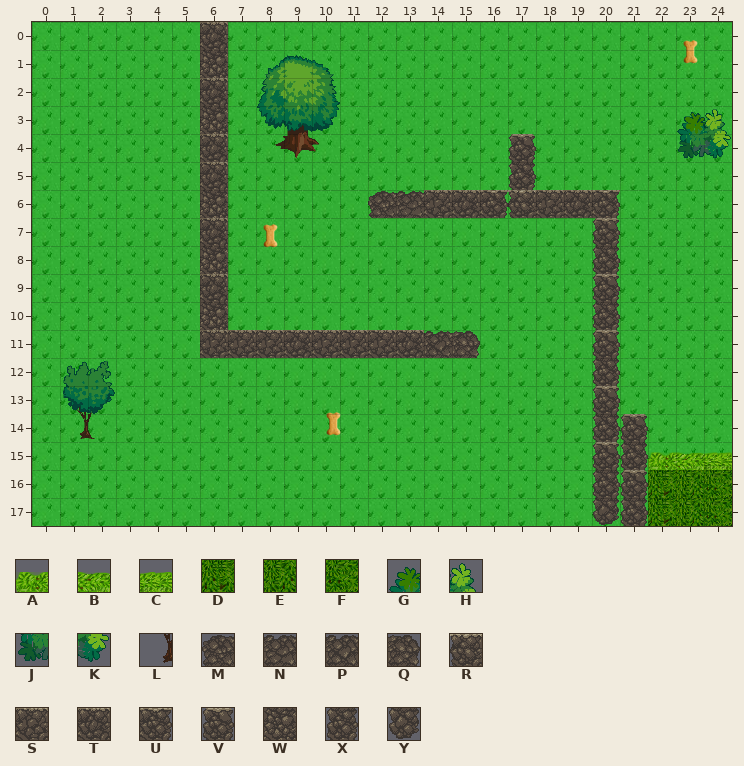
Two states of a Tiled map (JSON), public/maps/level1.tmj. The first picture shows the starting point.
Cells are 32x32 px. Shown: x 0..24, y 0..17.
Key: from "Plants": A 9, B 10, C 11, D 22, E 23, F 24, G 63, H 64, J 76, K 77, L 113; from "RockTile": M 2, N 3, P 4, Q 5, R 12, S 13, T 14, U 15, V 16, W 20, X 22, Y 28.
_ is an empty cell.
Layers that did not change in this view are not listed.
Layer "walls" before, first column x 0:
 0 ______T__________________
 1 ______W__________________
 2 ______T__________________
 3 ______W__________________
 4 ______T__________V_______
 5 ______T__________X_______
 6 ______W_____MNSTURSTU____
 7 ______T_____________V____
 8 ______W_____________X____
 9 ______T_____________V____
10 ______W_____________X____
11 ______SSSTSSSTPQ____V____
12 ____________________X____
13 ____________________V____
14 ____________________XV___
15 ____________________VX___
16 ____________________XV___
17 ____________________YX___
Layer "NewLevelBush" before, first column x 13:
 8 ____________
 9 ____________
10 ____________
11 ____________
12 ____________
13 ____________
14 ____________
15 _________ABC
16 _________DEF
17 _________DEF
After the commit:
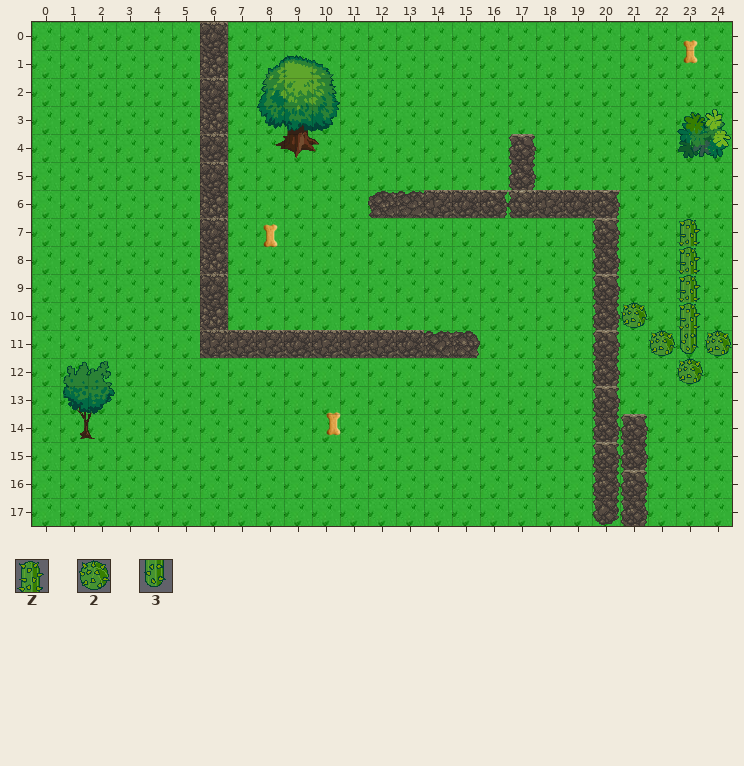
Further tiles: from "Plants": Z 54, 2 66, 3 67.
Diff:
Layer "walls":
y 3: x 23..24 __ -> GH
y 14: x 1 _ -> L
Layer "plant":
y 7..9: x 23 _ -> Z
y 10: x 21 _ -> 2; x 23 _ -> Z
y 11: x 22..24 ___ -> 232
y 12: x 23 _ -> 2
Layer "NewLevelBush" (removed):
y 15: x 22..24 ABC -> ___
y 16..17: x 22..24 DEF -> ___
Changed places in both pictures, as pixel boxes (x1, y1, x2, y2):
added: (682, 109, 725, 131)
added: (621, 219, 732, 384)
added: (80, 414, 85, 439)
removed: (648, 452, 732, 526)
